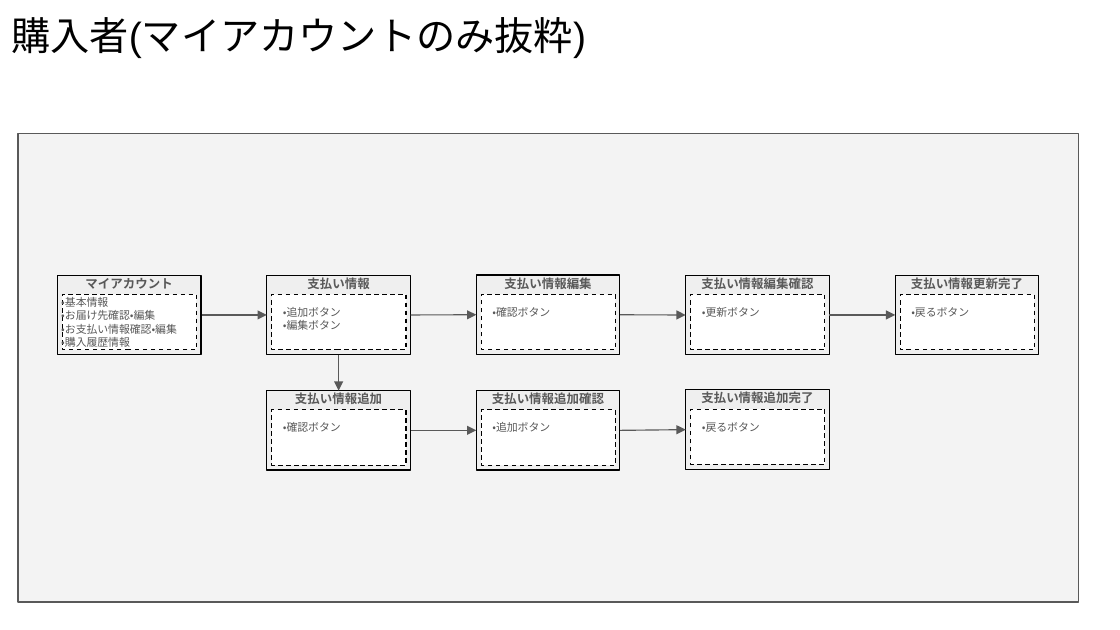
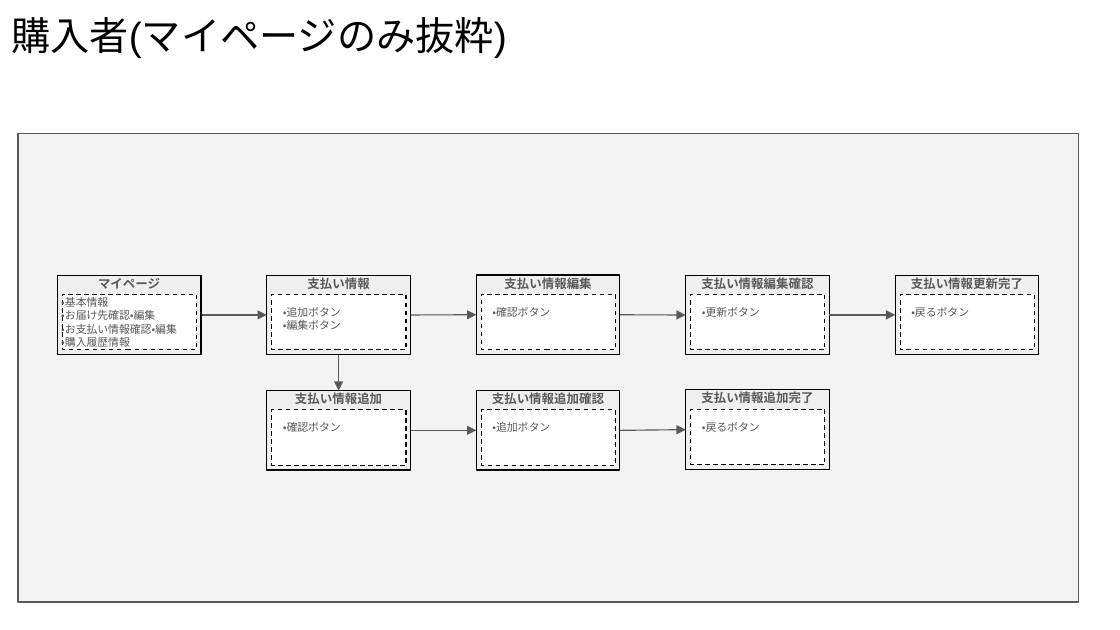
Before and after one commit to LycorisR/EC_docs, a slide deck: slide 3 of 画面遷移図.pptx. Drawn at 1120x630 pixels with LibreOffice and Linux fonts; fonts in the diff are those of the drawing. Boxes give left, top, right and bottom in pixels: in the first picture for what was removed or moved away, otherwise in the second. Text is boxed around its words. In the diff, an @@ line names an element or a change of style, - is before the commit and + after.

```diff
--- a/画面遷移図.pptx
+++ b/画面遷移図.pptx
@@ title at bbox=[11, 17, 507, 58]: text changed @@
-購入者(マイアカウントのみ抜粋)
+購入者(マイページのみ抜粋)
@@ text at bbox=[98, 275, 160, 289]: text changed @@
-マイアカウント
+マイページ
```
Also in this commit, not shown: 2 other slides changed, 31 other files.
